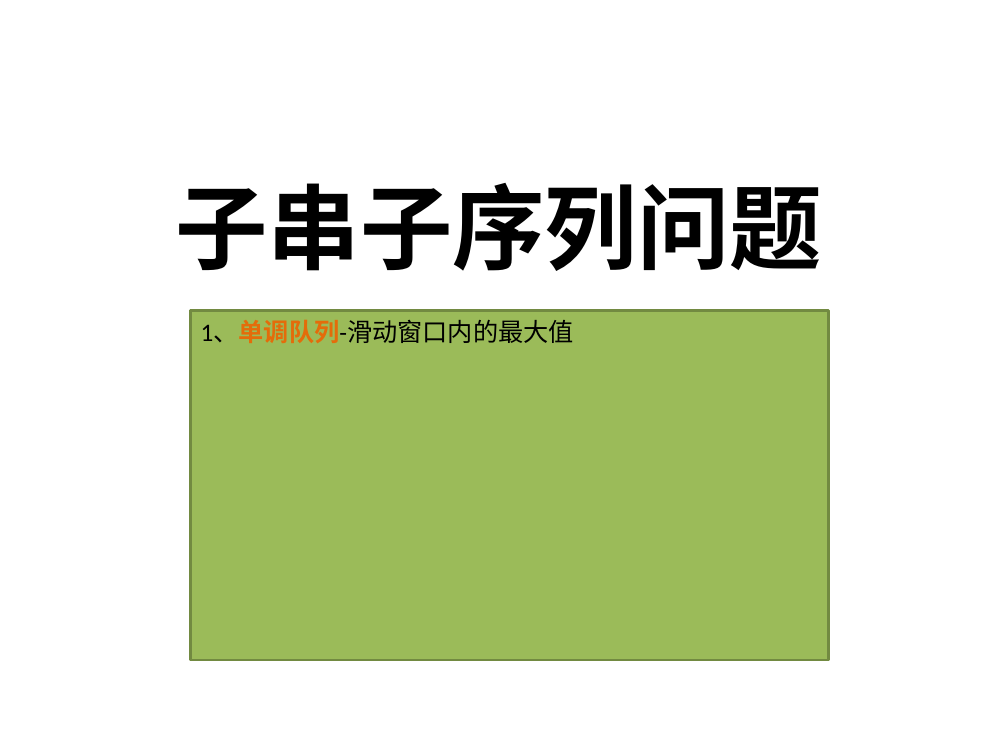
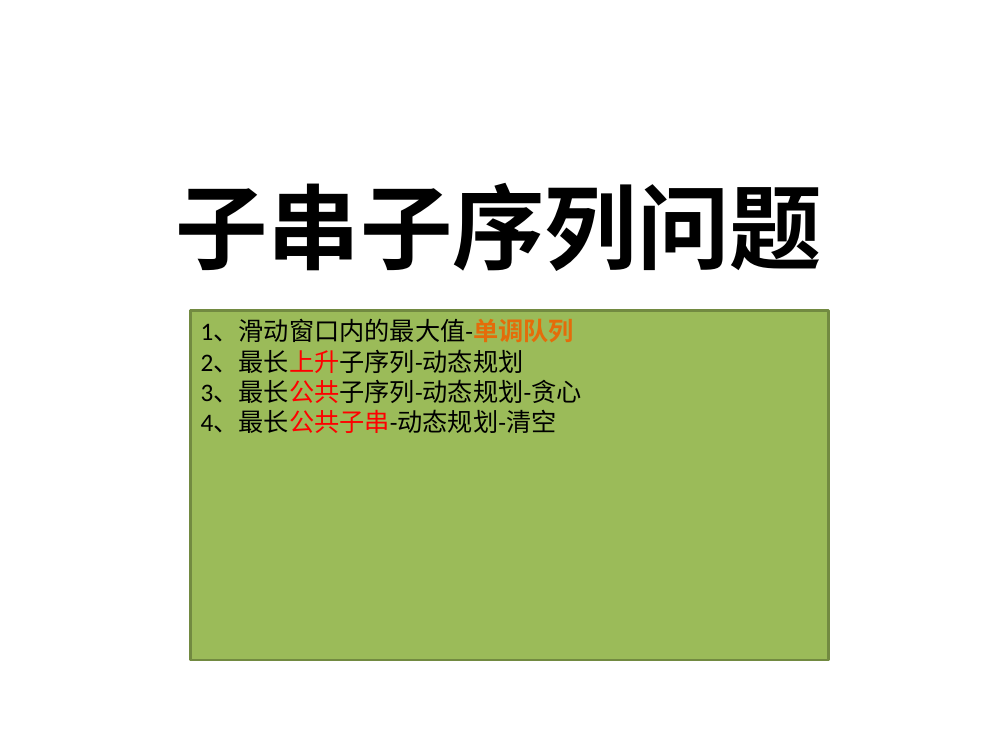
Before and after one commit to helloworld729/28_Algorithm, a slide deck: slide 16 of 第2遍/数据结构与算法.pptx. Drawn at 1008x756 pixels with LibreOffice and Linux fonts; fonts in the diff are those of the drawing. Boxes give left, top, right and bottom in pixels: in the first picture for what was removed or moved away, otherwise in the second. Text is boxed around its words. In the diff, an @@ line names an element or a change of style, - is before the commit and + after.

```diff
--- a/第2遍/数据结构与算法.pptx
+++ b/第2遍/数据结构与算法.pptx
@@ text at [201, 320, 582, 433]: text changed @@
-1、单调队列-滑动窗口内的最大值
+1、滑动窗口内的最大值-单调队列
+2、最长上升子序列-动态规划
+3、最长公共子序列-动态规划-贪心
+4、最长公共子串-动态规划-清空
```
Also in this commit, not shown: 2 slides added, 7 other files.
